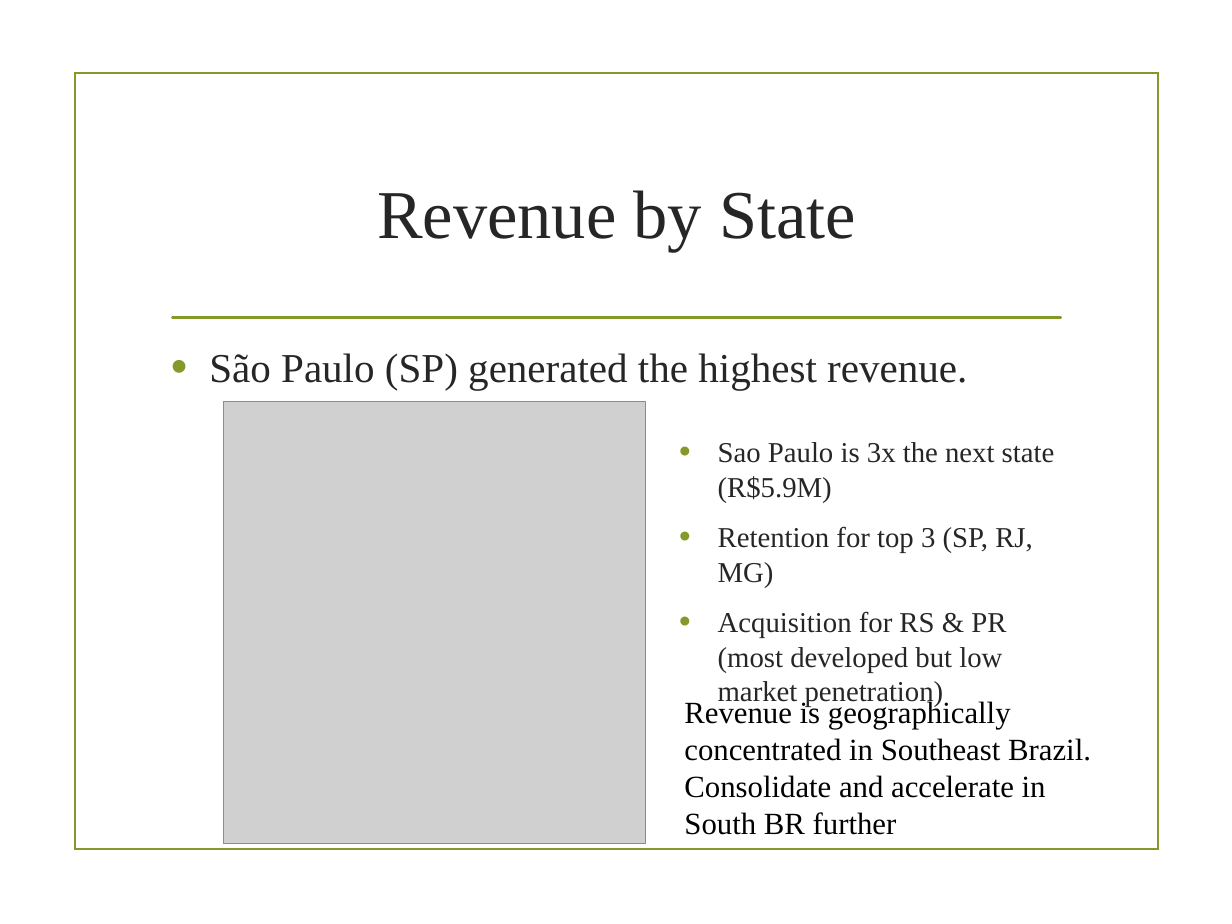
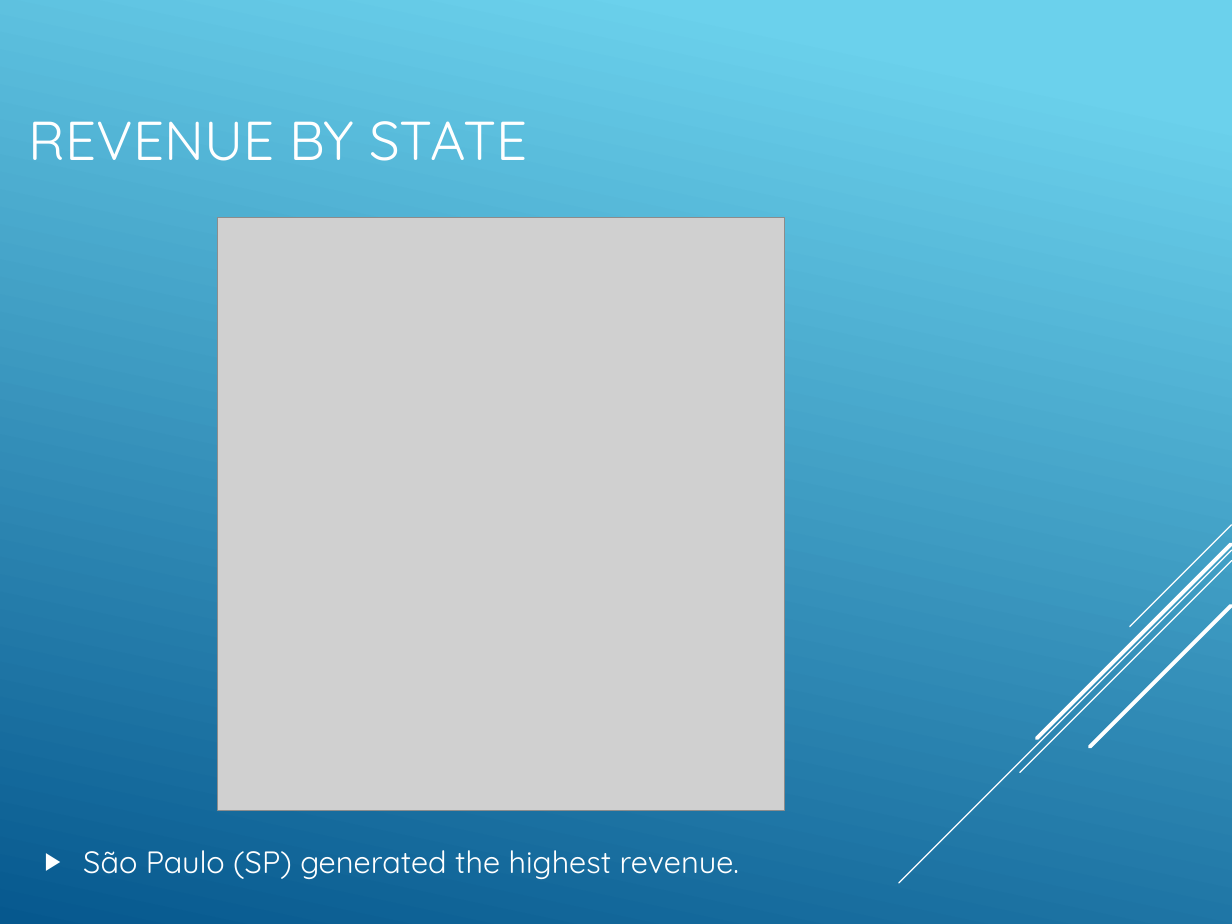
Before and after one commit to weihg27/ecommerce-project, a slide deck: slide 13 of slices/Olist_Ecommerce_Project_Presentation.pptx (slide 7 before the commit). Drawn at 1232x924 pixels with LibreOffice and Linux fonts; fonts in the diff are those of the drawing; grey boxes stand for pictures; background and template pictures are left out. Boxes give left, top, right and bottom in pixels: in the first picture for what was removed or moved away, otherwise in the second. Text is boxed around its words. In the diff, an @@ line names an element or a change of style, - is before the commit and + after.

```diff
--- a/slices/Olist_Ecommerce_Project_Presentation.pptx
+++ b/slices/Olist_Ecommerce_Project_Presentation.pptx
@@ background picture (left out) to gradient #6ED2EB to #06588E @@
@@ rectangle removed at (75,73,1158,849) @@
@@ title at (29,121,527,161): text changed; size 40 to 32 pt; font Times New Roman to Quicksand; text colour #262626 to #FFFFFF @@
-Revenue by State
+REVENUE BY STATE
@@ picture: place and size @@
-picture at (223,402,646,844)
+picture at (217,217,784,811)
@@ line removed from (172, 318) to (1061, 318) @@
@@ text removed at (718,442,1055,702) @@
-• Sao Paulo is 3x the next state (R$5.9M)
-• Retention for top 3 (SP, RJ, MG)
-• Acquisition for RS & PR (most developed but low market penetration)
@@ group added at (899,525,1232,883): 5 lines @@
@@ text removed at (684,699,1091,835) @@
-Revenue is geographically concentrated in Southeast Brazil. Consolidate and accelerate in South BR further
@@ text "São Paulo (SP) generated the ...": place and size @@
-text "São Paulo (SP) generated the ..." at (209,353,967,390)
+text "São Paulo (SP) generated the ..." at (83,850,739,879)
@@ text "São Paulo (SP) generated the ..." at (83,850,739,879): size 24 to 18 pt, font Times New Roman to Quicksand, text colour #262626 to #FFFFFF; bullet • to ▶; less space between paragraphs; bullet colour #83992A to #FFFFFF; vertical alignment top to middle @@
```
Also in this commit, not shown: 6 other slides changed, 8 slides added, 2 slides removed, 1 other file.
